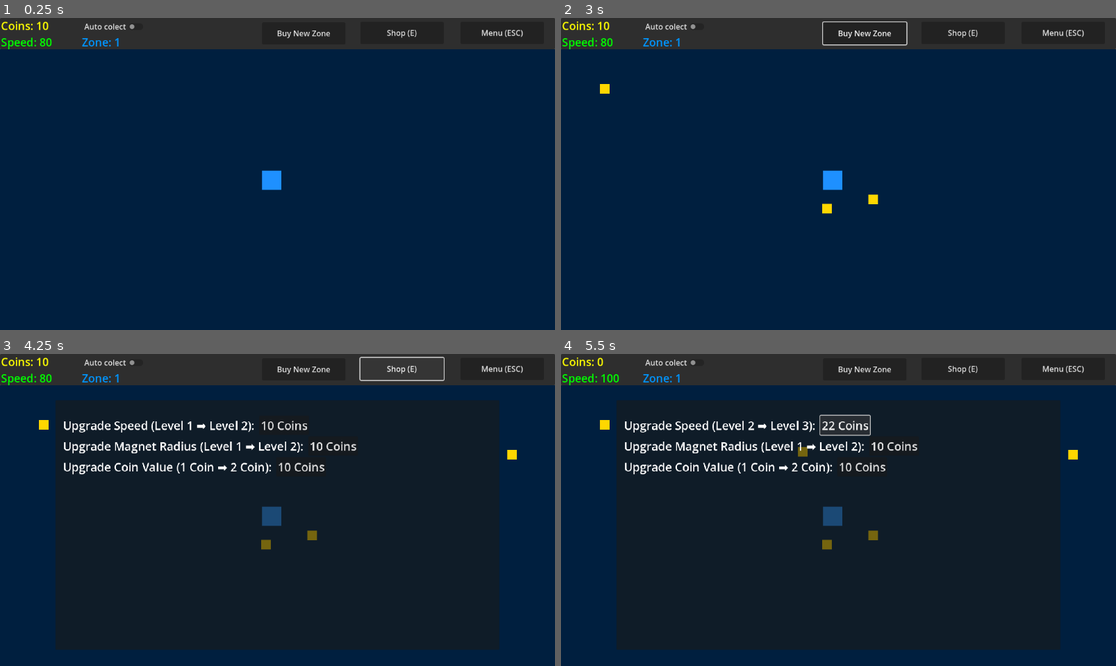
Above: before the commit, frames 1-4 (two rows, left to right).
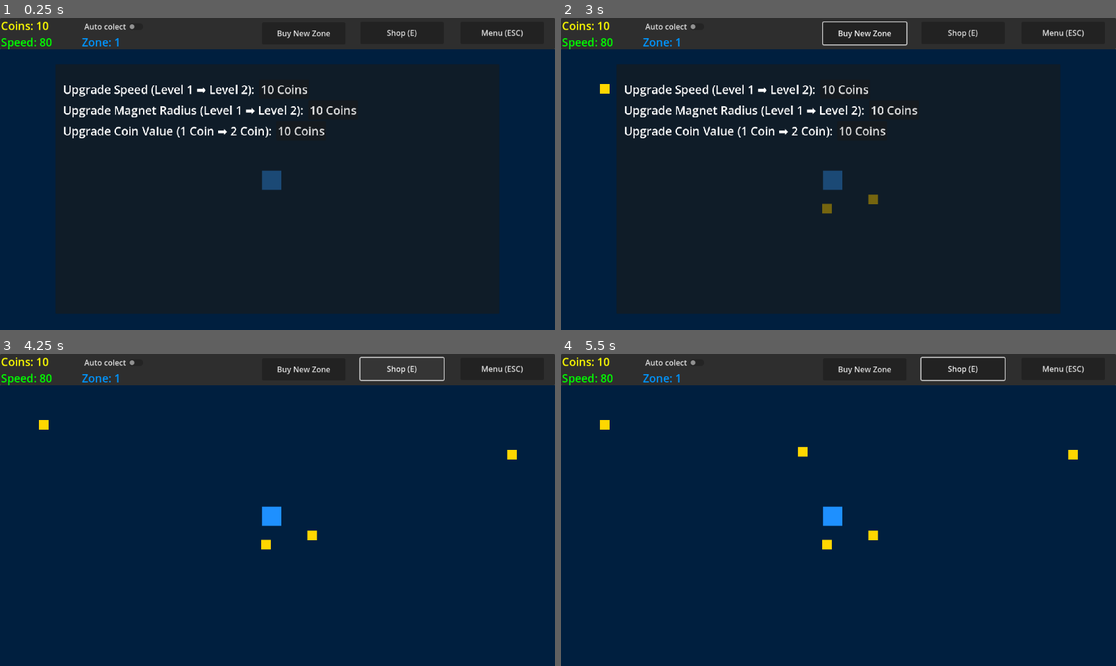
Above: after the commit, the same moments.

Repository: CD1FOX/golden-grind
Game: Godot game, scene res://Scenes/Worlds/Zone 1 - 10/zone1.tscn
Two runs of this game, one before a commit and one after it. Both use one fixed random seed, a clock stepped at 60 frames per second and the inputs below.
Inputs (mouse positions are in pixels of both pictures, inside the frame that each line leads up to):
- Up to frame 1 (0.25 s): no input
- Up to frame 2 (3 s): click "Buy New Zone" at 0.5 s; click "Buy New Zone" at 1.25 s; click "Confirm" at 2 s; click "OK" at 2.75 s
- Up to frame 3 (4.25 s): click "Shop (E)" at 3.5 s
- Up to frame 4 (5.5 s): click (844, 425) at 4.25 s, where only the run before the commit has a clickable "10 Coins"; click (844, 425) at 5 s, where only the run before the commit has a clickable "22 Coins"

The runs differ from the first frame. In frame 1, 3.6% of the frame differs, in the area x 11-65%, y 19-56%; in frame 2, 3.7%; in frame 3, 3.7%; in frame 4, 4.1%, in the area x 6-81%, y 0-63%.

Commit message:
Update
feat: Created a separate node for magnet skill

Moved the code from player to magnet_skill.tscn/gd

Diff:
--- a/Scenes/Entitys/Player/Scripts/player.gd
+++ b/Scenes/Entitys/Player/Scripts/player.gd
@@ -1,34 +1,21 @@
 extends CharacterBody2D
 
-var speed
-var magnet_radius
-
-@onready var magnet_radius_area = $Magnet/CollisionShape2D
+@onready var G = Global
 
 func _physics_process(_delta: float) -> void:
 	if Global.auto_collect:
 		var target = get_nearest_coin()
 		if target:
-			position = position.move_toward(target.global_position, speed * _delta)
-
-	speed = Global.speed
-	magnet_radius = Global.magnet_radius
-	magnet_radius_area.scale = magnet_radius
+			position = position.move_toward(target.global_position, G.speed * _delta)
 
 	var direction = Input.get_vector("move_left", "move_right", "move_up", "move_down").normalized()
-	velocity = direction * speed
+	velocity = direction * G.speed
 	move_and_slide()
 
 	var screen_size = get_viewport_rect().size
 
 	position.x = clamp(position.x, 20, (screen_size.x - 20))
 	position.y = clamp(position.y, 85, (screen_size.y - 20))
-
-
-func _on_magnet_area_entered(area: Area2D) -> void:
-	if area.is_in_group("coin"):
-		Global.multiplier_distributer(area)
-
 
 func get_nearest_coin():
 	var nearest_area = null
--- a/Scenes/Entitys/Player/player.tscn
+++ b/Scenes/Entitys/Player/player.tscn
@@ -1,11 +1,10 @@
 [gd_scene load_steps=4 format=3 uid="uid://dd64hgbnd46mj"]
 
 [ext_resource type="Script" uid="uid://b6mcg5s5ia7yp" path="res://Scenes/Entitys/Player/Scripts/player.gd" id="1_f454u"]
+[ext_resource type="PackedScene" uid="uid://0mkcgkl32lg" path="res://Scenes/Logic/Skills/Magnet Skill/magnet_skill.tscn" id="2_44pxb"]
 
 [sub_resource type="RectangleShape2D" id="RectangleShape2D_44pxb"]
 size = Vector2(40, 40)
-
-[sub_resource type="CircleShape2D" id="CircleShape2D_f454u"]
 
 [node name="Player" type="CharacterBody2D"]
 script = ExtResource("1_f454u")
@@ -20,10 +19,4 @@
 [node name="CollisionShape2D" type="CollisionShape2D" parent="."]
 shape = SubResource("RectangleShape2D_44pxb")
 
-[node name="Magnet" type="Area2D" parent="."]
-
-[node name="CollisionShape2D" type="CollisionShape2D" parent="Magnet"]
-scale = Vector2(3, 3)
-shape = SubResource("CircleShape2D_f454u")
-
-[connection signal="area_entered" from="Magnet" to="." method="_on_magnet_area_entered"]
+[node name="MagnetSkill" parent="." instance=ExtResource("2_44pxb")]
--- a/Scenes/Logic/Coin Spawner/coin_spawner.gd
+++ b/Scenes/Logic/Coin Spawner/coin_spawner.gd
@@ -4,8 +4,6 @@
 
 var min_distance = 50.0
 var max_tries = 10
-
-
 
 func _on_coin_spawner_timer_timeout() -> void:
 	var spawn_pos
@@ -25,8 +23,6 @@
 		coin.position = spawn_pos
 		coin.add_to_group("coin")
 		get_parent().add_child(coin)
-	else:
-		print("⚠ No valid position found after", max_tries, "tries")
 
 func is_position_valid(pos: Vector2):
 	for child in get_children():
--- /dev/null
+++ b/Scenes/Logic/Skills/Magnet Skill/magnet_skill.gd
@@ -0,0 +1,11 @@
+extends Area2D
+
+@onready var G = Global
+@onready var magnet_radius_collider = $MagnetRadius
+
+func _physics_process(_delta: float) -> void:
+	magnet_radius_collider.scale = G.magnet_radius
+
+func _on_area_entered(area: Area2D) -> void:
+	if area.is_in_group("coin"):
+		G.multiplier_distributer(area)
--- /dev/null
+++ b/Scenes/Logic/Skills/Magnet Skill/magnet_skill.tscn
@@ -0,0 +1,14 @@
+[gd_scene load_steps=3 format=3 uid="uid://0mkcgkl32lg"]
+
+[ext_resource type="Script" uid="uid://bgdgdqn2jtur" path="res://Scenes/Logic/Skills/Magnet Skill/magnet_skill.gd" id="1_1m3wf"]
+
+[sub_resource type="CircleShape2D" id="CircleShape2D_hyu26"]
+
+[node name="MagnetSkill" type="Area2D"]
+script = ExtResource("1_1m3wf")
+
+[node name="MagnetRadius" type="CollisionShape2D" parent="."]
+scale = Vector2(3, 3)
+shape = SubResource("CircleShape2D_hyu26")
+
+[connection signal="area_entered" from="." to="." method="_on_area_entered"]
--- a/Scenes/UI/Shop/shop_popup.tscn
+++ b/Scenes/UI/Shop/shop_popup.tscn
@@ -3,7 +3,6 @@
 [ext_resource type="Script" uid="uid://6wo25b6qnn60" path="res://Scenes/UI/Shop/shop_menu.gd" id="1_mg8pq"]
 
 [node name="ShopPopup" type="Control"]
-visible = false
 layout_mode = 3
 anchors_preset = 0
 offset_right = 40.0
Not shown, added: Scenes/Logic/Skills/Magnet Skill/magnet_skill.gd.uid
